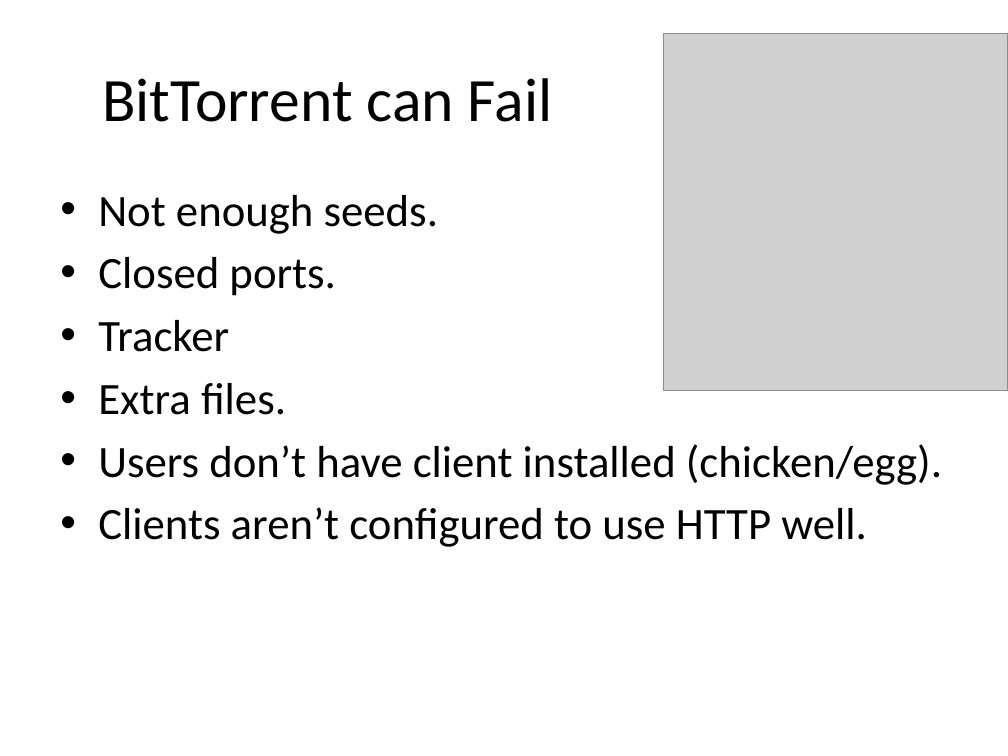
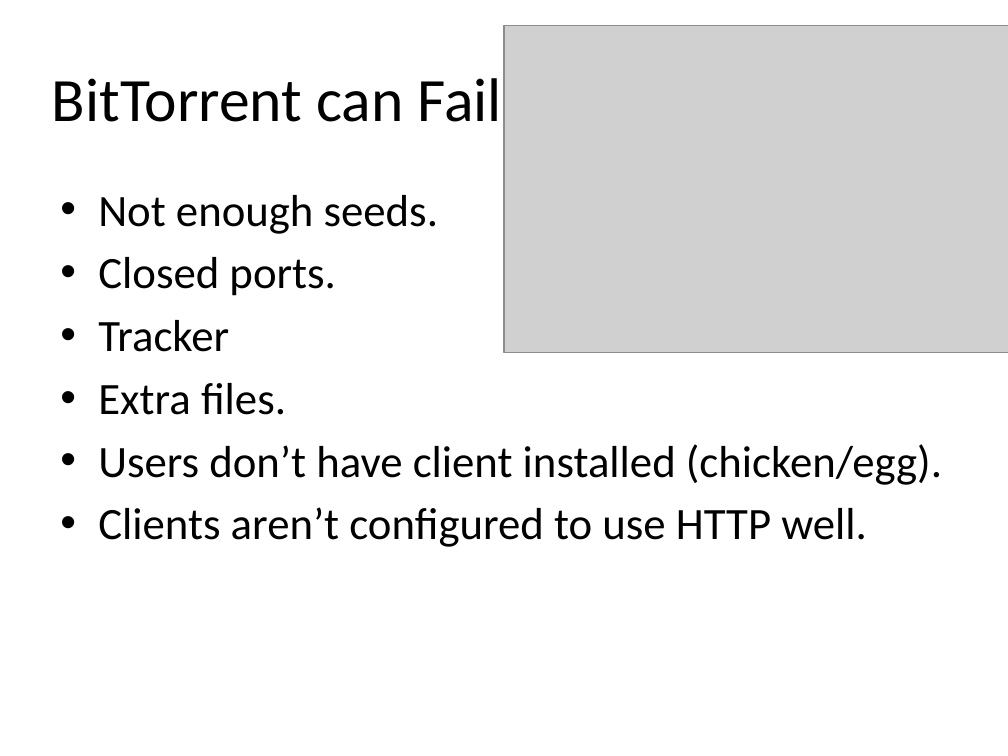
Before and after one commit to rdp/p2pwebclient, a slide deck: slide 12 of thesis_presentation/How to Make the Internet Faster.pptx. Drawn at 1008x756 pixels with LibreOffice and Linux fonts; fonts in the diff are those of the drawing; grey boxes stand for pictures. Boxes give left, top, right and bottom in pixels: in the first picture for what was removed or moved away, otherwise in the second. Text is boxed around its words. In the diff, an @@ line names an element or a change of style, - is before the commit and + after.

```diff
--- a/thesis_presentation/How to Make the Internet Faster.pptx
+++ b/thesis_presentation/How to Make the Internet Faster.pptx
@@ picture: place and size @@
-picture at [663, 33, 1008, 390]
+picture at [504, 25, 1008, 353]
@@ title "BitTorrent can Fail": place and size @@
-title "BitTorrent can Fail" at [102, 78, 552, 122]
+title "BitTorrent can Fail" at [52, 78, 501, 122]
```
Also in this commit, not shown: 3 other slides changed, 3 slides added, 1 other file.
